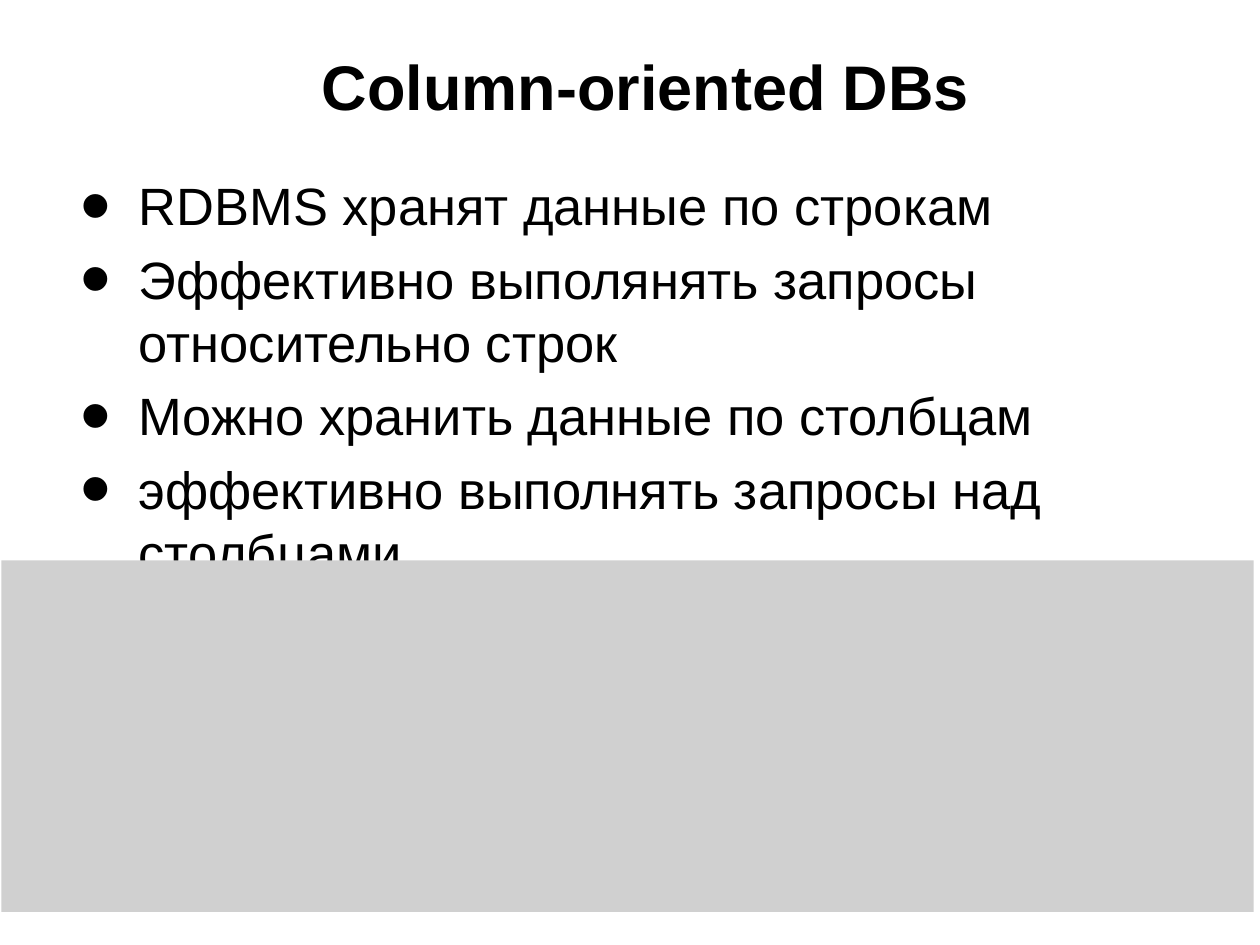
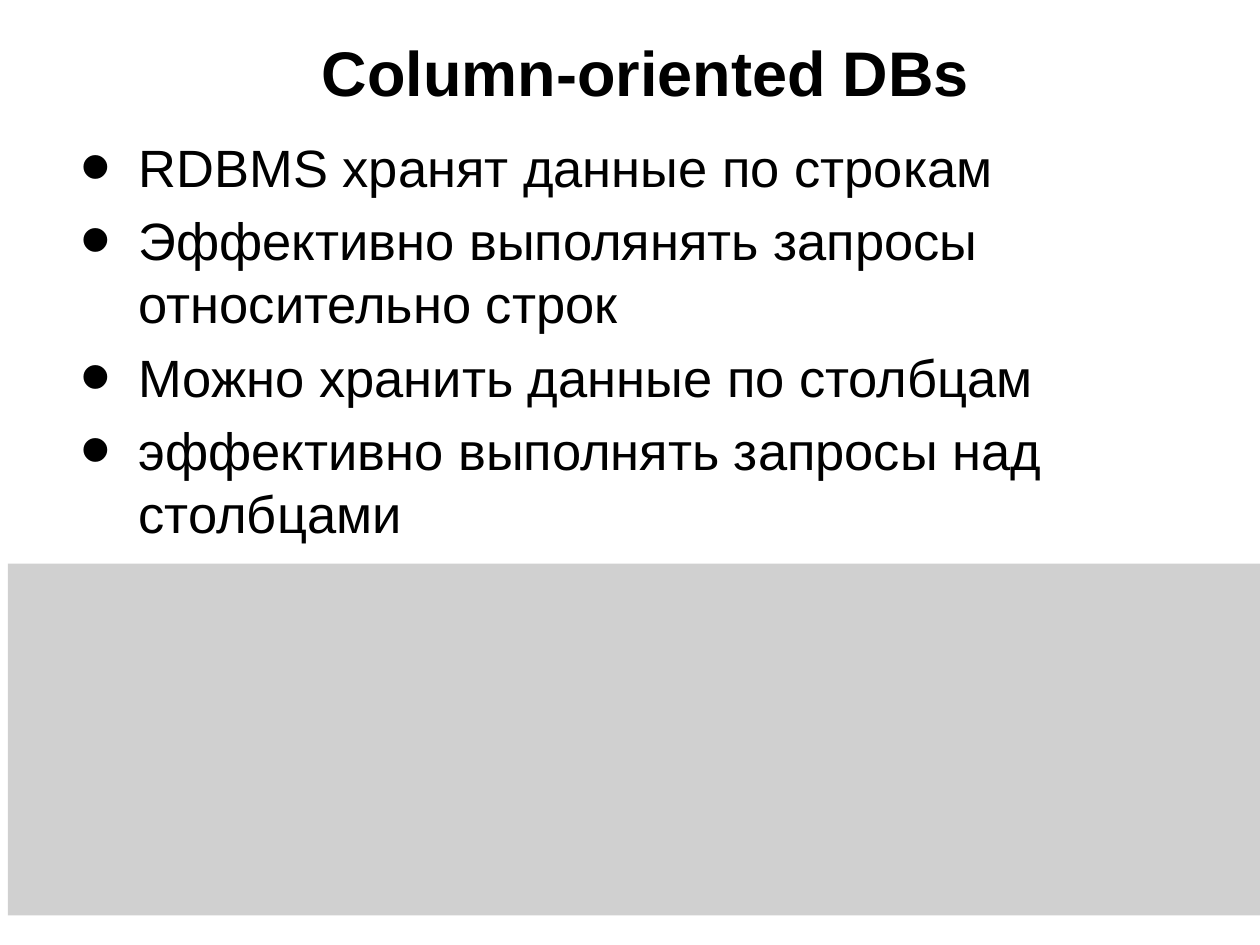
Before and after one commit to schadov/241m-lectures, a slide deck: slide 30 of Lecture_DB.pptx (slide 27 before the commit). Drawn at 1260x945 pixels with LibreOffice and Linux fonts; fonts in the diff are those of the drawing; grey boxes stand for pictures. Boxes give left, top, right and bottom in pixels: in the first picture for what was removed or moved away, otherwise in the second. Text is boxed around its words. In the diff, an @@ line names an element or a change of style, - is before the commit and + after.

```diff
--- a/Lecture_DB.pptx
+++ b/Lecture_DB.pptx
@@ title "Column-oriented DBs" moved from (x1=322, y1=64, x2=969, y2=111) to (x1=322, y1=50, x2=969, y2=97) @@
@@ text "RDBMS хранят данные по строкам" rewrapped from (x1=139, y1=188, x2=1041, y2=561) to (x1=139, y1=150, x2=1041, y2=544) @@
@@ picture moved from (x1=1, y1=561, x2=1254, y2=912) to (x1=8, y1=563, x2=1260, y2=915) @@
```
Also in this commit, not shown: 8 other slides changed, 3 slides added.
